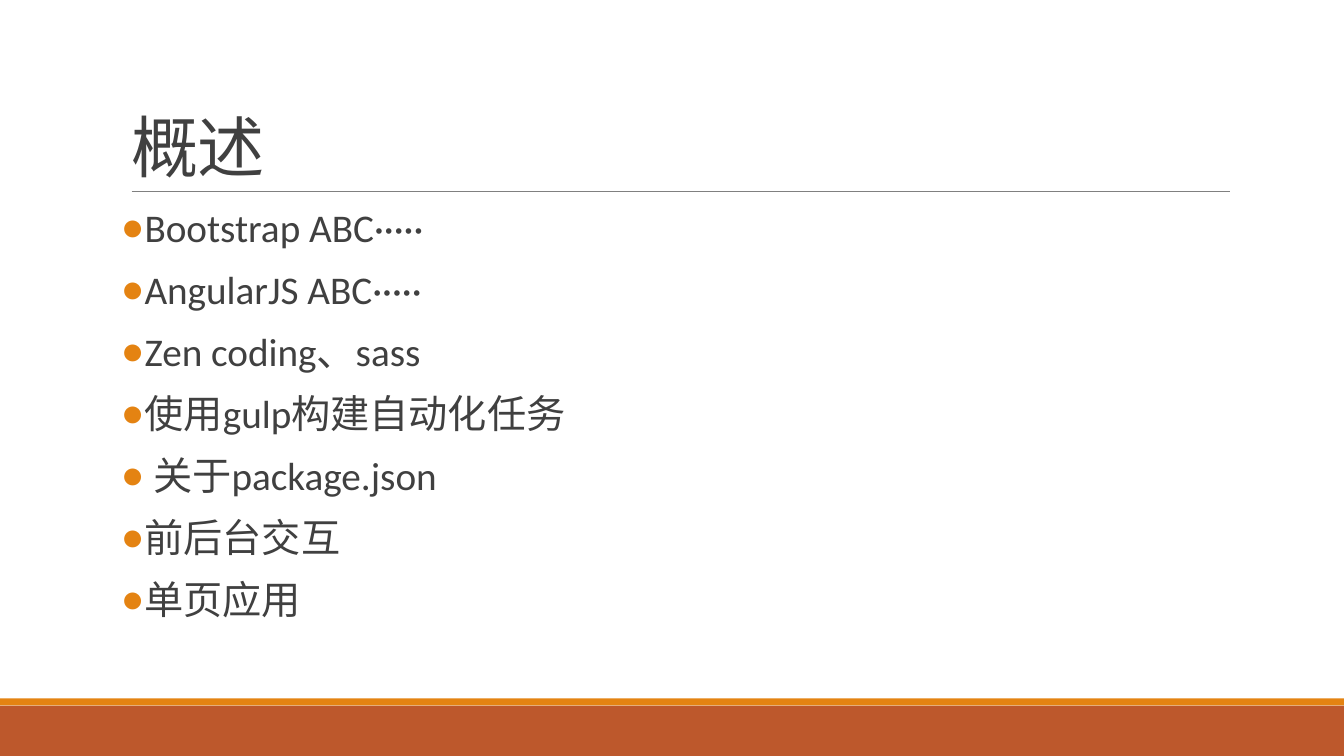
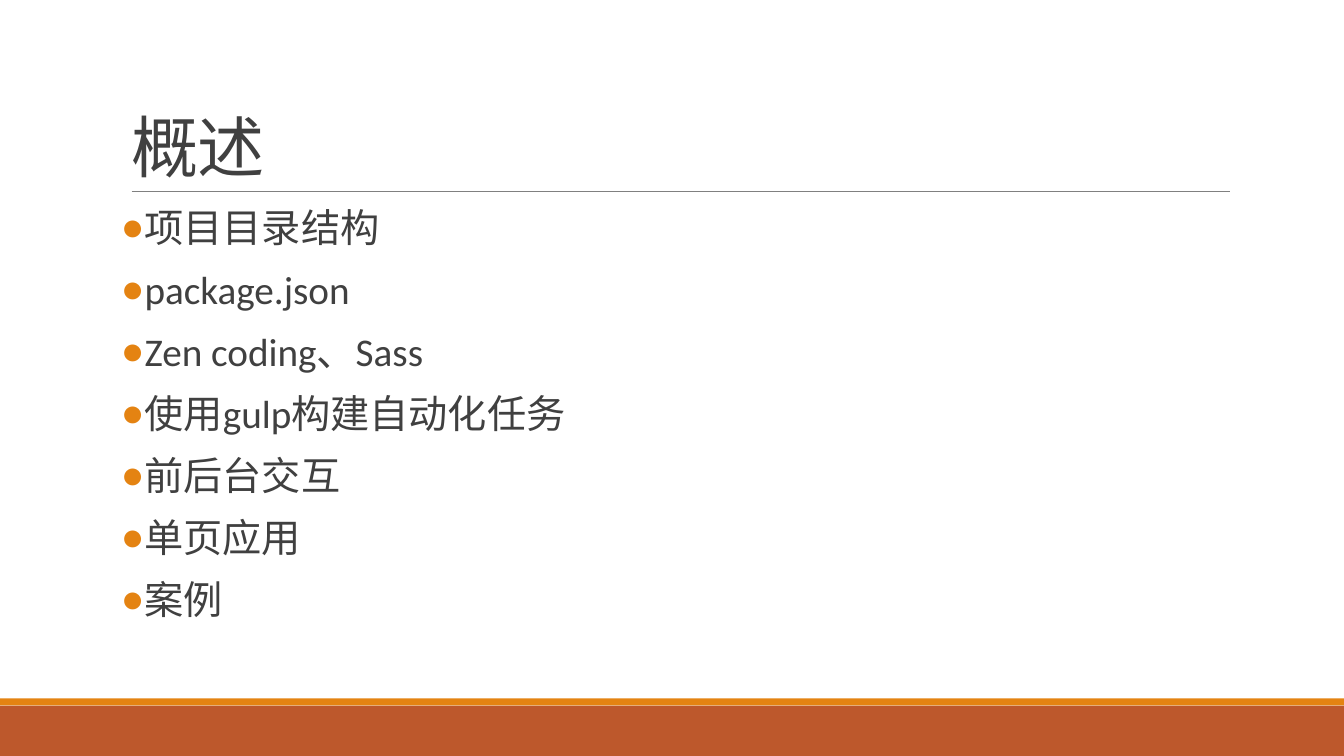
Before and after one commit to boomler/personalPractice, a slide deck: slide 2 of 前端环境搭建及相关技术简介.pptx. Drawn at 1344x756 pixels with LibreOffice and Linux fonts; fonts in the diff are those of the drawing. Boxes give left, top, right and bottom in pixels: in the first picture for what was removed or moved away, otherwise in the second. Text is boxed around its words. In the diff, an @@ line names an element or a change of style, - is before the commit and + after.

```diff
--- a/前端环境搭建及相关技术简介.pptx
+++ b/前端环境搭建及相关技术简介.pptx
@@ text at (145, 209, 423, 373): text changed @@
-● Bootstrap ABC·····
-● AngularJS ABC·····
-● Zen coding、sass
+● 项目目录结构
+● package.json
+● Zen coding、Sass
@@ text at (153, 457, 436, 497): paragraph removed @@
-● 关于package.json
@@ text at (145, 581, 223, 617): paragraph added @@
+● 案例
```
Also in this commit, not shown: 5 other slides changed, 1 slide added, 5 slides removed, 12 other files.
